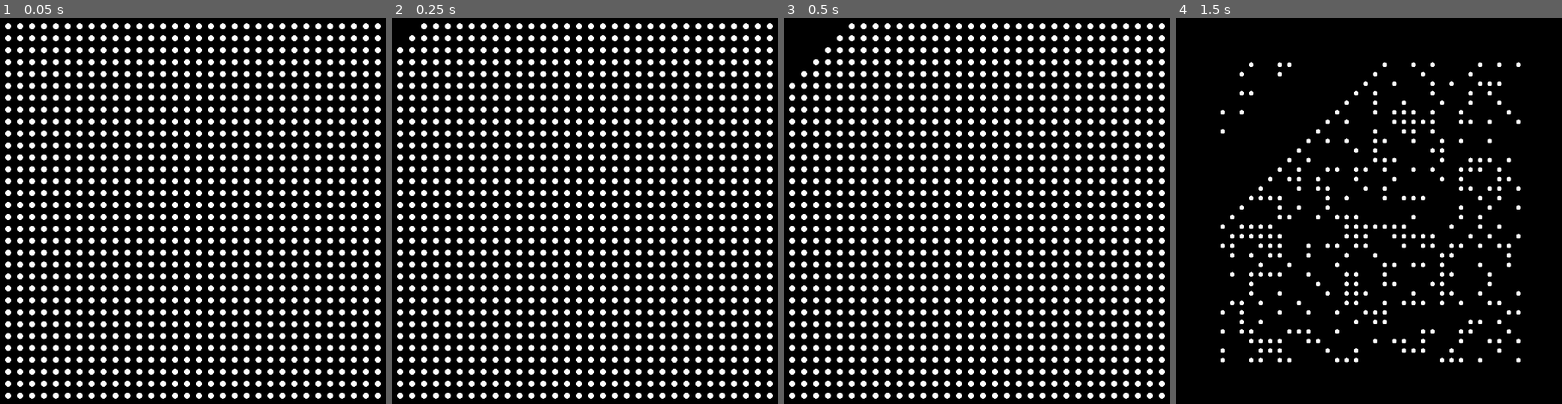
Above: before the commit, frames 1-4 (left to right).
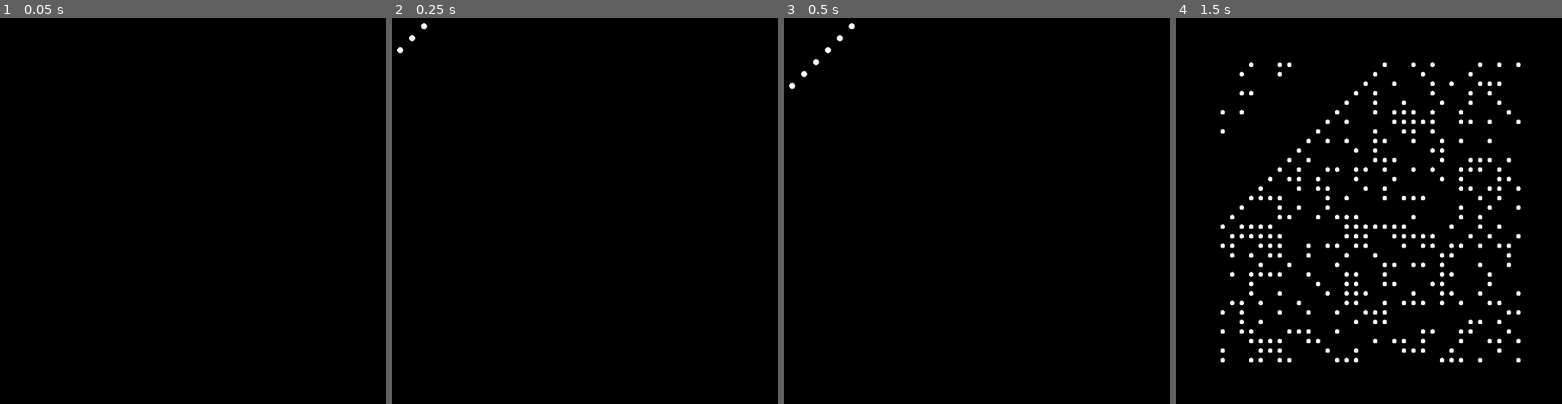
Above: after the commit, the same moments.

Repository: timvisee/38c3-dots
Game: Godot game, scene res://scenes/main.tscn
Two runs of this game, one before a commit and one after it. Both use one fixed random seed, a clock stepped at 60 frames per second and the inputs below.
Inputs:
- Up to frame 1 (0.05 s): no input
- Up to frame 2 (0.25 s): no input
- Up to frame 3 (0.5 s): no input
- Up to frame 4 (1.5 s): tap Enter (ui_accept) at 0.5, 0.77 s; hold Right (ui_right) 0.53-1.28 s; hold Down (ui_down) from 1.28 s (still down)

The runs differ from the first frame. In frame 1, 23% of the frame differs, in the area x 1-99%, y 1-99%; in frame 2, 23%; in frame 3, 22%; in frame 4, nothing differs.

Commit message:
Extract animations to story scripts, add proper story runner

Diff:
--- a/scenes/main.tscn
+++ b/scenes/main.tscn
@@ -2,7 +2,7 @@
 
 [ext_resource type="Script" path="res://scripts/Grid.gd" id="1_qybds"]
 [ext_resource type="PackedScene" uid="uid://ecsubqftckxq" path="res://prefabs/Dot.tscn" id="2_641y3"]
-[ext_resource type="Script" path="res://scripts/Runbook.gd" id="3_l4onm"]
+[ext_resource type="Script" path="res://scripts/StoryRunner.gd" id="3_l4onm"]
 [ext_resource type="Script" path="res://scripts/WindowManager.gd" id="4_wtjsp"]
 
 [node name="Main" type="Control"]
@@ -35,6 +35,7 @@
 offset_bottom = 85.0
 grow_horizontal = 2
 grow_vertical = 2
+metadata/_edit_lock_ = true
 
 [node name="Margin" type="MarginContainer" parent="Center"]
 layout_mode = 2
@@ -50,7 +51,7 @@
 [node name="Dot" parent="Center/Margin/Grid" instance=ExtResource("2_641y3")]
 layout_mode = 2
 
-[node name="Runbook" type="Node" parent="."]
+[node name="StoryRunner" type="Node" parent="."]
 script = ExtResource("3_l4onm")
 
 [node name="WindowManager" type="Node" parent="."]
--- /dev/null
+++ b/scripts/StoryRunner.gd
@@ -0,0 +1,69 @@
+extends Node
+
+
+@onready var grid = $"../Center/Margin/Grid";
+@onready var width = grid.WIDTH;
+@onready var height = grid.HEIGHT;
+
+const STORIES_PATH = "res://stories";
+const STORIES_EXTENSION = "gd";
+
+var story = null;
+var story_files = [];
+
+func _ready():
+	var stories = load_stories();
+	self.next_story();
+
+
+var frame = 0;
+var last = 0;
+func _process(_delta):
+	frame += 1;
+	if frame < 5:
+		return;
+	frame = 0;
+
+	if self.story != null:
+		self.story._frame(_delta);
+
+
+func next_story():
+	if self.story_files.is_empty():
+		print("No stories found");
+		return;
+
+	var path = self.story_files[0];
+	var script = load(path).new();
+
+	if self.story != null:
+		self.story.queue_free();
+	self.story = script;
+
+	self.story.grid = self.grid;
+	self.story.width = self.grid.WIDTH;
+	self.story.height = self.grid.HEIGHT;
+	self.story._start();
+
+
+func load_stories():
+	self.story_files = list_files(STORIES_PATH, STORIES_EXTENSION);
+	print("Found stories: ", self.story_files);
+
+
+func list_files(path, ext = null):
+	var dir = DirAccess.open(path);
+	var files = [];
+	if dir:
+		dir.list_dir_begin();
+		var file_name = dir.get_next();
+		while file_name != "":
+			if ext and file_name.get_extension() != ext:
+				file_name = dir.get_next();
+				continue;
+			files.append(path + "/" + file_name);
+			file_name = dir.get_next();
+	else:
+		print("An error occurred when trying to access %s." % path)
+
+	return files
--- a/scripts/Runbook.gd
+++ b/stories/Scan.gd
@@ -1,19 +1,21 @@
 extends Node
 
 
-@onready var grid = $"../Center/Margin/Grid";
-@onready var width = grid.WIDTH;
-@onready var height = grid.HEIGHT;
+var grid;
+var width;
+var height;
 
 
-var frame = 0;
+func _start():
+	# Clear panels
+	for x in range(width):
+		for y in range(height):
+			grid.set_dot(x, y, false);
+
+
 var last = 0;
-func _process(_delta):
-	frame += 1;
-	if frame < 5:
-		return;
-	frame = 0;
-
+func _frame(_delta):
+	print("FRAME");
 	set_pix(last, true);
 	set_pix(last - 1, false);
 
@@ -25,6 +27,6 @@
 func set_pix(i: int, enabled: bool):
 	for x in range(width):
 		var y = i - x;
-		if x >= width || y < 0:
+		if x >= width || y < 0 || y >= height:
 			continue;
 		grid.set_dot(x, y, enabled);
